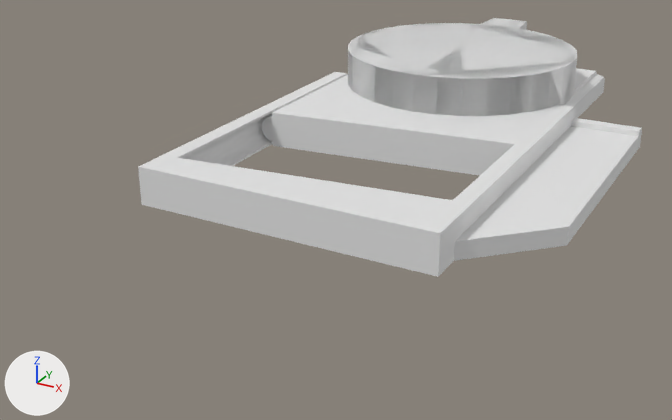
The Blender file dvd_to_coffee_converter/converter.blend as it was, and as the next commit left it.
Rendered twice from a camera (50 mm lens) standing at (186.0, -277.0, 118.0) and looking at (42.0, -15.0, -13.0). Arrows for +X, +Y and +Z are at lower left; the lights stay in place.

The first picture shows 'Circle.003', 'outer_part', 'outer_part.001'.
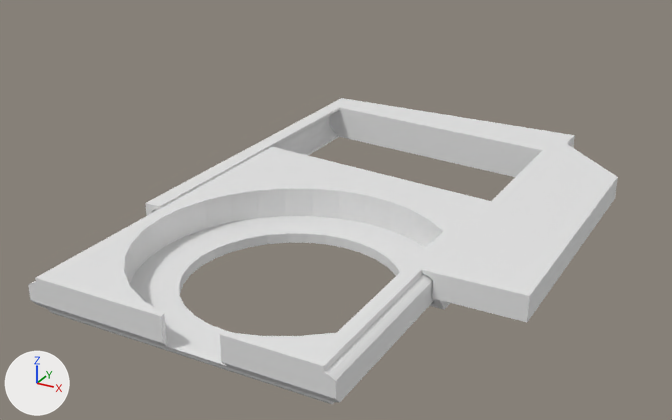
What differs and where, as boxes (x1, y1, x2, y2) in the pictures (672 x 420 px; the box of a moved part takes in the faces that stretch with it):
'outer_part', reshaped, moved, turned, rescaled: before (262, 18, 605, 176); after (28, 147, 491, 404)
'outer_part.001', reshaped, moved, turned: before (138, 72, 642, 277); after (145, 98, 618, 322)
'Circle.003', hidden: before (348, 18, 577, 116)
part 1 of me_plane_002, moved or reshaped: before (438, 107, 642, 277); after (421, 136, 618, 322)
part 2 of me_circle_010, moved or reshaped: before (348, 18, 577, 116); after (124, 189, 443, 366)

The change in detail:
me_plane_002 is used by ob_outer_part_001; location (0.0, -67.2, 0.0); scale (1000.0, 1000.0, 1000.0).
me_plane_002 had 184 vertices, 139 faces and spanned x 0.0..0.1275, y 0.0..0.132, z 0.0..0.013.
me_plane_002 now has 180 vertices, 135 faces and spans x 0.0..0.1275, y 0.0..0.132, z 0.0..0.013.
Part 1, on me_plane_002:
5 vertices are removed from x 0.1025..0.1275, y 0.126..0.132, z 0.006..0.008.
13 faces are deleted.
3 vertices in x 0.1025..0.1275, y 0.011..0.132, z 0.006 move by (0.0, 0.0, 0.002).
1 vertex is added at (0.1025, 0.132, 0.008).
9 new faces join them.
me_circle_010 is used by ob_circle_003; location (51.9, 71.9, -11.2).
me_circle_010 had 134 vertices, 104 faces and spanned x -45.8..45.8, y -45.8..60.7, z 2.0..38.2.
me_circle_010 now has 134 vertices, 104 faces and spans x -46.9..33.3, y -46.9..60.7, z -15.4..38.6.
me_circle_010 part 2: 131 of 134 vertices moved; they spanned x -45.8..45.8, y -45.8..60.7, z 2.0..38.2 and now span x -46.9..33.3, y -46.9..60.7, z -15.4..38.6; mean shift (-1.1, 0.0, -10.8); largest move (45.8, 0.0, 13.0) -> (33.3, 0.0, -0.2).
Object 'outer_part' (ob_outer_part) moves from (0.0, 0.0, 0.0) to (0.0, -0.5, -0.1).
Object 'outer_part' (ob_outer_part) turns from (0, 0, 0) to (180, 0, 0) degrees about x, y and z.
Object 'outer_part.001' (ob_outer_part_001) moves from (0.0, -67.2, 0.0) to (0.0, 66.7, -0.1).
Object 'outer_part.001' (ob_outer_part_001) turns from (0, 0, 0) to (180, 0, 0) degrees about x, y and z.
Object 'Circle.003' (ob_circle_003) moves from (51.9, 71.9, -11.2) to (58.9, -72.4, -10.0).
Object 'Circle.003' (ob_circle_003) turns from (0, 0, 0) to (180, 0, 0) degrees about x, y and z.
Object 'Circle.003' (ob_circle_003) is rescaled from (1.0, 1.0, 1.0) to (1.0, 1.0, -1.0).
Object 'Circle.003' (ob_circle_003) is now hidden.
